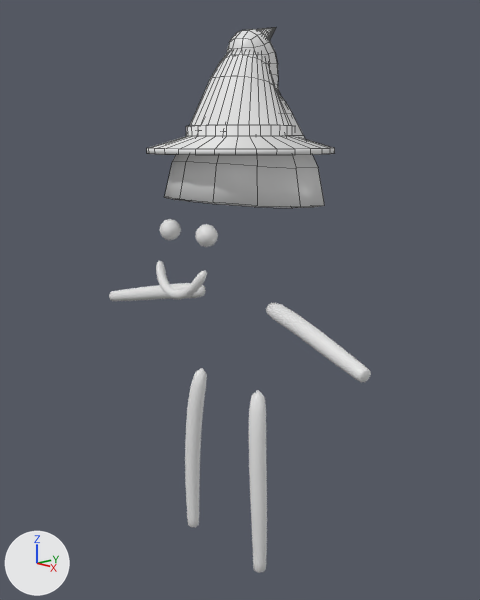
An edit to the Blender file OriginalFiles/Blender/BananaMan.blend, drawn before and after from the same camera.
Before and after are seen from a 50 mm camera at (7.12, -6.23, 4.94) aimed at (0.22, 0.02, 2.7). The lights are fixed; the arrows at lower left show +X, +Y and +Z. Mesh edges are drawn as thin lines on the coarser meshes.

The scene before the commit, as lines of its bpy script (objects in view):
```python
me_cube = bpy.data.meshes.new('Cube')
me_cube.from_pydata(...)  # 72 vertices, 70 faces; spans x -1.06..1.06, y -2.2..1.42, z -2.11..4.25
me_cube.polygons.foreach_set('use_smooth', [True] * 70)
me_cube.materials.append(mat_material)  # white #e7e7e7
me_cube_002 = bpy.data.meshes.new('Cube.002')
me_cube_002.from_pydata(...)  # 202 vertices, 176 faces, 30 loose edges; spans x -1.05..1.05, y -0.85..1.43, z 1.98..4.41
me_cube_002.polygons.foreach_set('use_smooth', [True] * 176)
me_cube_002.materials.append(mat_material)  # white #e7e7e7
me_cylinder = bpy.data.meshes.new('Cylinder')
me_cylinder.from_pydata(...)  # 290 vertices, 289 faces; spans x -1.31..1.31, y -1.31..1.31, z -1.02..0.72
me_cylinder.polygons.foreach_set('use_smooth', [True] * 289)
me_nurbscurve = bpy.data.meshes.new('NurbsCurve')
me_nurbscurve.from_pydata(...)  # 24 vertices, 22 faces; spans x -0.662..0.662, y 0.393..0.947, z -0.113..0.11
me_nurbscurve.polygons.foreach_set('use_smooth', [True] * 22)
ob_cube = bpy.data.objects.new('Cube', me_cube)
ob_cube.location = (0.0, 0.0, 2.0)
_m = ob_cube.modifiers.new('Subdivision', 'SUBSURF')
_m.render_levels = 1
ob_cube.hide_set(True)
ob_cube_001 = bpy.data.objects.new('Cube.001', me_cube_002)
ob_cube_001.location = (0.0, 0.0, 2.0)
ob_cylinder_002 = bpy.data.objects.new('Cylinder.002', me_cylinder)
ob_cylinder_002.location = (0.0, 0.24, 5.77)
ob_nurbscurve = bpy.data.objects.new('NurbsCurve', me_nurbscurve)
ob_nurbscurve.location = (0.0, -0.71, 3.69)
ob_nurbscurve.rotation_euler = (4.398, 0.0, 0.0)  # degrees (252, 0, 0)
_m = ob_nurbscurve.modifiers.new('Subdivision', 'SUBSURF')
_m.render_levels = 1
# also in view: 'Cylinder' at (0.0, -0.09, 2.48); 'Icosphere' at (0.0, -0.73, 3.72); 'Cylinder.001' at (0.0, -0.09, 0.05)
```
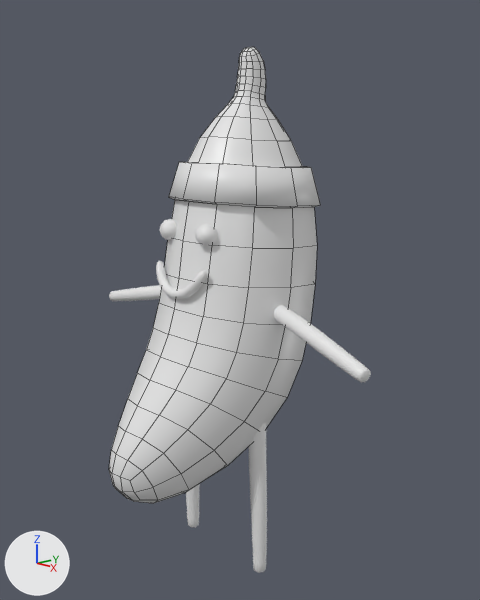
The change in detail:
me_cube_002 is used by ob_cube_001; location (0.0, 0.0, 2.0).
me_cube_002 had 202 vertices, 176 faces, 30 loose edges and spanned x -1.05..1.05, y -0.85..1.43, z 1.98..4.41.
me_cube_002 now has 52 vertices, 60 faces, 1 loose edge and spans x -0.99..0.99, y -0.8..1.38, z 1.98..2.64.
Part 1, on me_cube_002:
152 vertices are removed from x -0.59..0.59, y -0.85..1.43, z 1.98..4.41.
128 faces are deleted.
30 loose edges are deleted.
37 vertices move from x -1.05..1.05, y -0.85..1.43, z 2.01..3.06 to x -0.99..0.99, y -0.8..1.38, z 2.01..2.64.
2 vertices are added at (0.0, -0.79, 2.17), (0.0, 0.34, 2.38).
1 loose edge is added.
12 new faces join them.
Object 'Cube' (ob_cube) is now shown.
Object 'Cylinder.002' (ob_cylinder_002) is now hidden.

What differs and where, as boxes (x1, y1, x2, y2) in the pictures (480 x 600 px):
'Cube', shown
    after: (109, 47, 317, 503)
'Cylinder.002', hidden
    before: (147, 27, 335, 155)
'Cube.001', reshaped (74% shorter)
    before: (165, 29, 325, 208)
    after: (169, 162, 320, 208)
part 1 of me_cube_002, cut back
    before: (227, 29, 303, 136)
